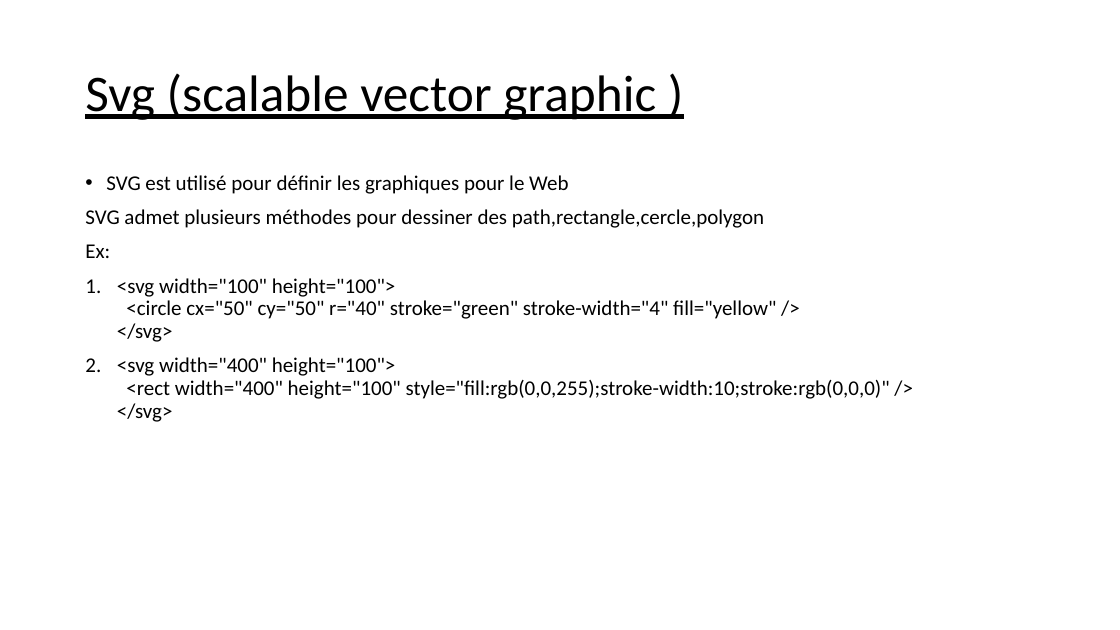
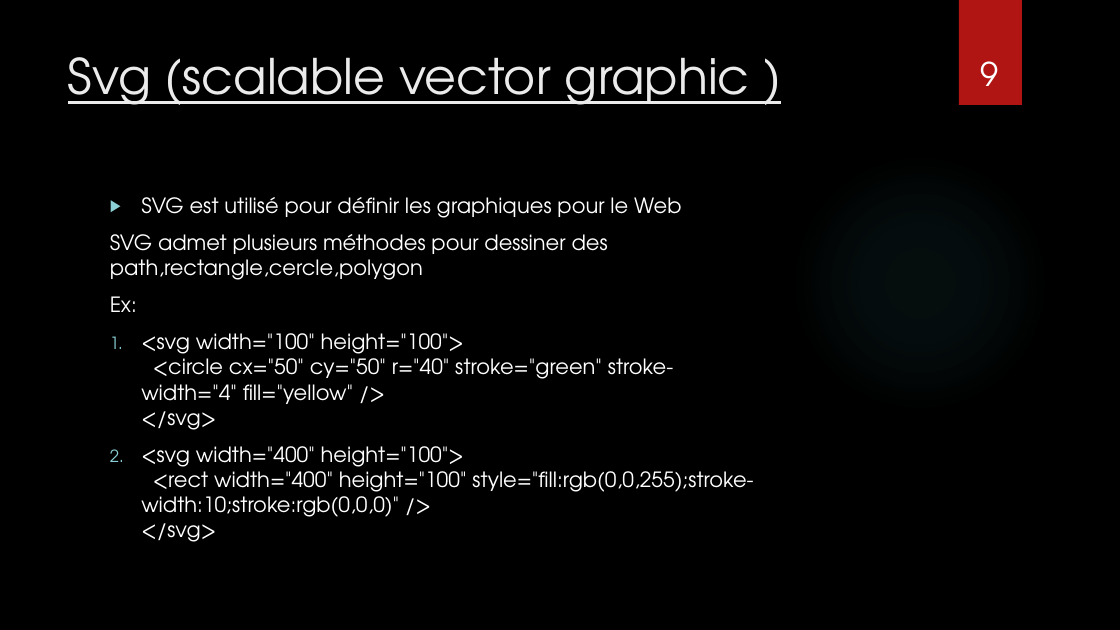
Before and after one commit to balamddine/NewHtml5, a slide deck: slide 9 of Presentation Du HTML5 .pptx. Drawn at 1120x630 pixels with LibreOffice and Linux fonts; fonts in the diff are those of the drawing; background and template pictures are left out. Boxes give left, top, right and bottom in pixels: in the first picture for what was removed or moved away, otherwise in the second. Text is boxed around its words. In the diff, an @@ line names an element or a change of style, - is before the commit and + after.

```diff
--- a/Presentation Du HTML5 .pptx
+++ b/Presentation Du HTML5 .pptx
@@ background #FFFFFF to picture (left out) @@
@@ rectangle added at [959,0,1022,105], fill #B01513 @@
@@ title "Svg (scalable vector graphic )": place and size @@
-title "Svg (scalable vector graphic )" at [85,73,656,120]
+title "Svg (scalable vector graphic )" at [68,57,749,105]
@@ title "Svg (scalable vector graphic )" at [68,57,749,105]: size 44 to 42 pt, font Calibri to TeX Gyre Adventor, text colour #000000 to #EBEBEB; line spacing 0.9 to 1; vertical alignment middle to top @@
@@ page number added at [980,61,998,86], 28 pt, text #FFFFFF @@
+9
@@ ellipse added at [791,154,1049,413], fill gradient #50B9C1 @@
@@ text "SVG est utilisé pour définir ...": place and size @@
-text "SVG est utilisé pour définir ..." at [85,175,890,422]
+text "SVG est utilisé pour définir ..." at [110,197,753,542]
@@ text "SVG est utilisé pour définir ..." at [110,197,753,542]: font Calibri to TeX Gyre Adventor, text colour #000000 to #FFFFFF; bullet • to ▶; line spacing 0.9 to 1 @@
```
Also in this commit, not shown: 13 other slides changed, 2 other files.
